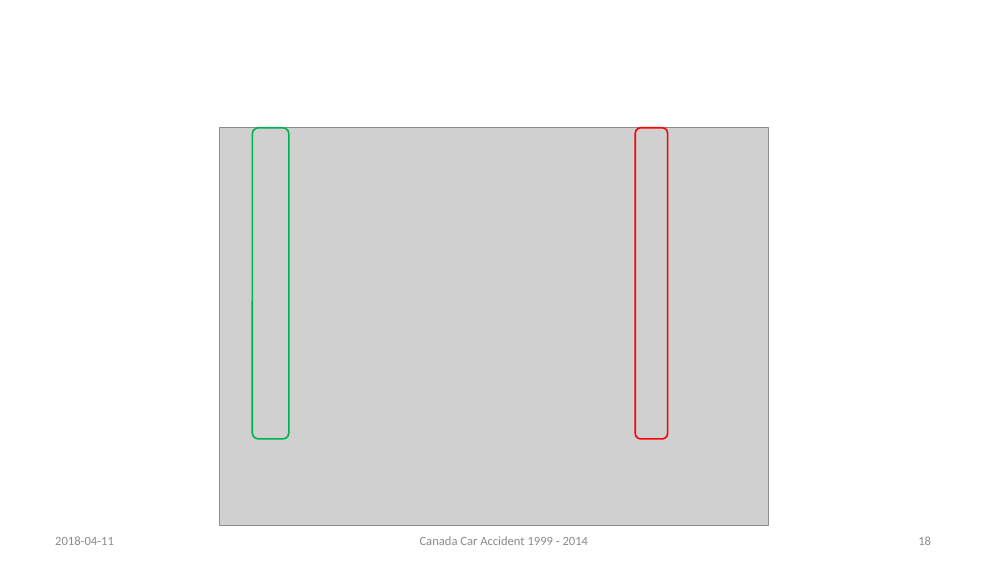
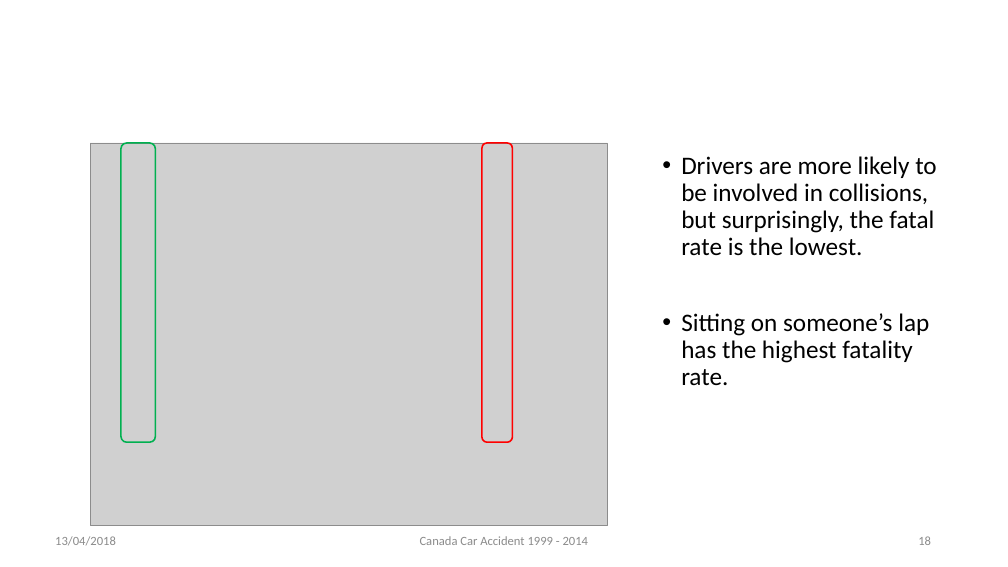
Before and after one commit to rynho/3250-G3, a slide deck: slide 18 of Deliverable/Presentation.pptx. Drawn at 1008x567 pixels with LibreOffice and Linux fonts; fonts in the diff are those of the drawing; grey boxes stand for pictures; background and template pictures are left out. Boxes give left, top, right and bottom in pixels: in the first picture for what was removed or moved away, otherwise in the second. Text is boxed around its words. In the diff, an @@ line names an element or a change of style, - is before the commit and + after.

```diff
--- a/Deliverable/Presentation.pptx
+++ b/Deliverable/Presentation.pptx
@@ picture: place and size @@
-picture at bbox=[219, 128, 768, 526]
+picture at bbox=[90, 143, 607, 526]
@@ rounded rectangle: place and size @@
-rounded rectangle at bbox=[253, 128, 289, 439]
+rounded rectangle at bbox=[121, 143, 156, 442]
@@ rounded rectangle: place and size @@
-rounded rectangle at bbox=[635, 128, 668, 439]
+rounded rectangle at bbox=[482, 143, 512, 442]
@@ text added at bbox=[681, 156, 936, 385], 24 pt, text #000000 @@
+• Drivers are more likely to be involved in collisions, but surprisingly, the fatal rate is the lowest.
+• Sitting on someone’s lap has the highest fatality rate.
@@ text at bbox=[55, 536, 116, 545]: text changed @@
-2018-04-11
+13/04/2018
```
Also in this commit, not shown: 19 other slides changed, 8 other files.
